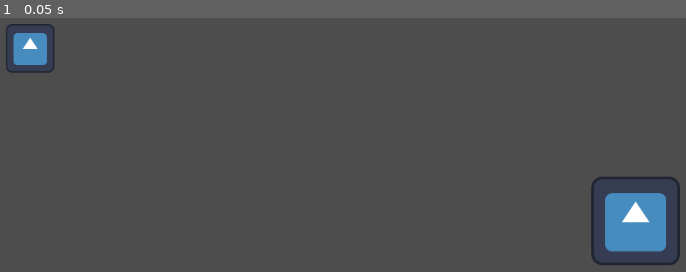
Above: before the commit, frame 1.
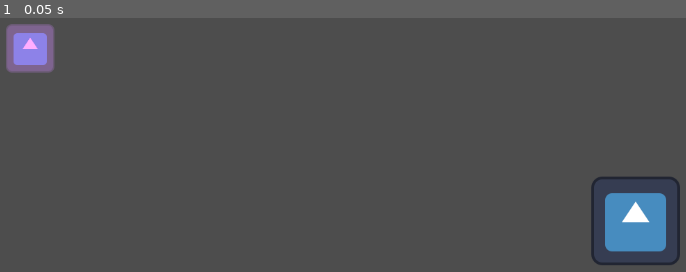
Above: after the commit, the same moment.

Repository: septianpujis/fresh-flow
Game: Godot game, scene res://node_2d.tscn
Two runs of this game, one before a commit and one after it. Both use one fixed random seed, a clock stepped at 60 frames per second and the inputs below. The engine's default icon, where the game draws it, is replaced by a stand-in: a white triangle on a blue panel in a dark square.
Inputs:
- Up to frame 1 (0.05 s): no input

The runs differ from the first frame. In frame 1, 1.4% of the frame differs, in the area x 0-9%, y 2-22%.

Commit message:
adding color blend to character

Diff:
--- a/character.tscn
+++ b/character.tscn
@@ -1,7 +1,10 @@
-[gd_scene load_steps=4 format=3 uid="uid://cku4mqaad510g"]
+[gd_scene load_steps=5 format=3 uid="uid://cku4mqaad510g"]
 
 [ext_resource type="Script" path="res://charMovement.gd" id="1_bqrnj"]
 [ext_resource type="Texture2D" uid="uid://cqjej2k6iub4v" path="res://icon.svg" id="1_ya6f7"]
+
+[sub_resource type="CanvasItemMaterial" id="CanvasItemMaterial_qatoq"]
+blend_mode = 1
 
 [sub_resource type="RectangleShape2D" id="RectangleShape2D_kccup"]
 size = Vector2(64, 64)
@@ -10,8 +13,11 @@
 script = ExtResource("1_bqrnj")
 
 [node name="Icon" type="Sprite2D" parent="."]
+modulate = Color(0.913725, 0.384314, 0.815686, 1)
+material = SubResource("CanvasItemMaterial_qatoq")
 scale = Vector2(0.546875, 0.546875)
 texture = ExtResource("1_ya6f7")
 
 [node name="CollisionShape2D" type="CollisionShape2D" parent="."]
+visible = false
 shape = SubResource("RectangleShape2D_kccup")
